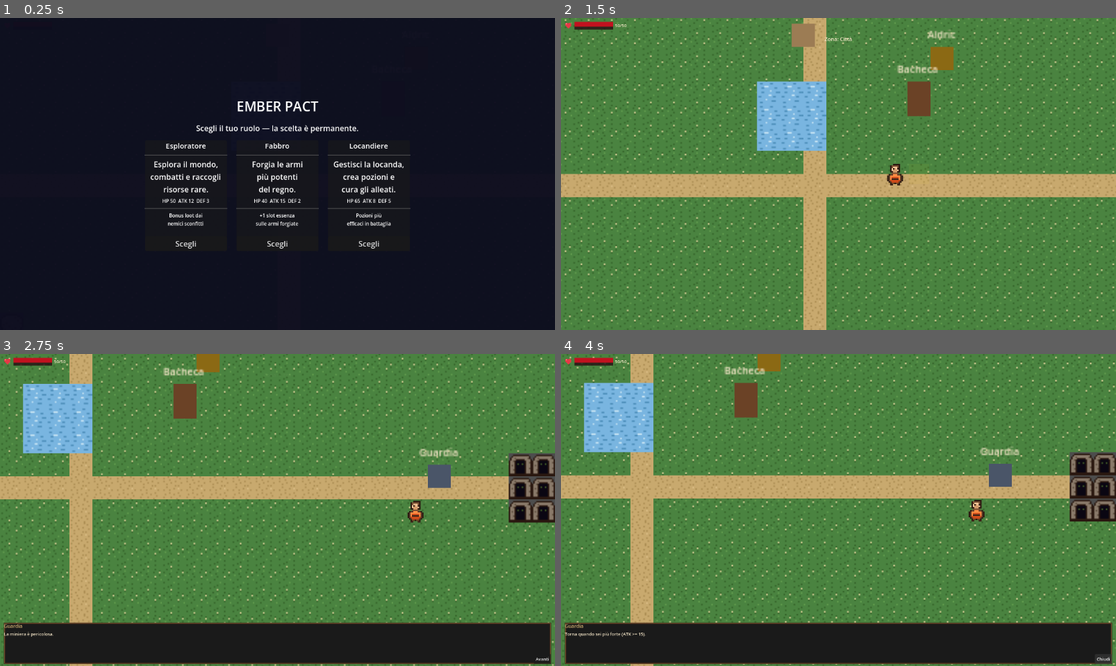
Above: before the commit, frames 1-4 (two rows, left to right).
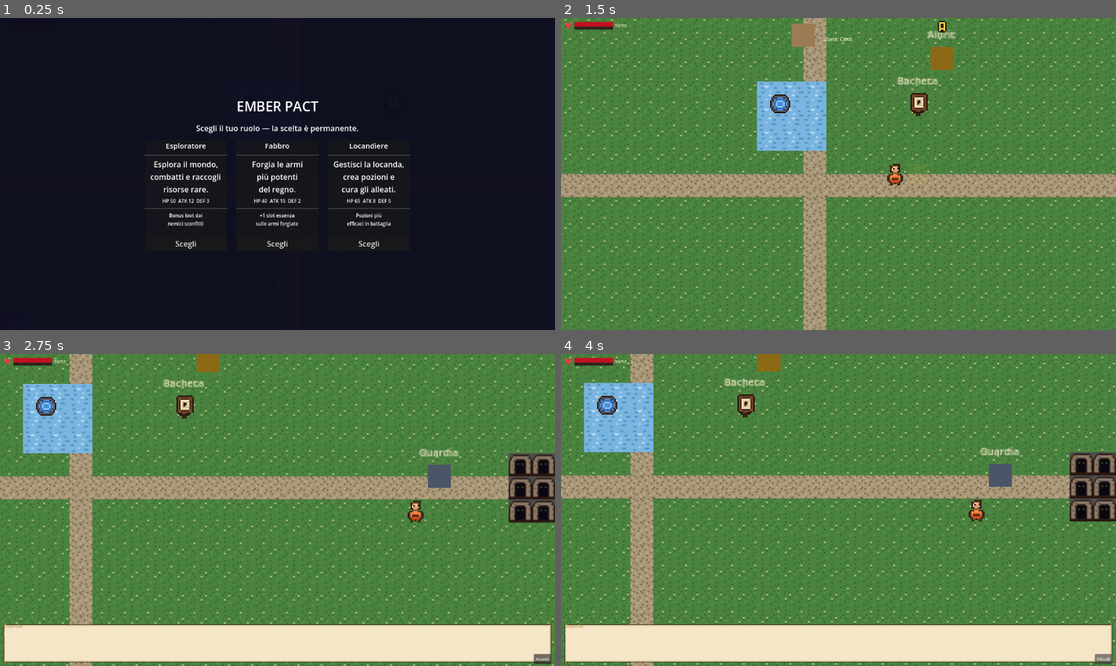
Above: after the commit, the same moments.

Repository: k0m1d3v/EmberPact
Game: Godot game, scene res://scenes/world/town.tscn
Two runs of this game, one before a commit and one after it. Both use one fixed random seed, a clock stepped at 60 frames per second and the inputs below.
Inputs (mouse positions are in pixels of both pictures, inside the frame that each line leads up to):
- Up to frame 1 (0.25 s): no input
- Up to frame 2 (1.5 s): click "Scegli" at 0.5 s; tap Enter at 1.25 s; move the mouse to (960, 158) at 1.27 s; hold Right (ui_right) from 1.28 s (still down); tap Space (attack) at 1.35 s; click (960, 158) at 1.42 s
- Up to frame 3 (2.75 s): move the mouse to (166, 525) at 2.02 s; release Right (ui_right) at 2.03 s; hold Down (ui_down) from 2.03 s (still down); tap E (interact) at 2.1 s
- Up to frame 4 (4 s): move the mouse to (894, 441) at 2.77 s; release Down (ui_down) at 2.78 s; hold Right (ui_right) 2.78-3.5 s; tap Space (attack) at 2.85 s; click "Avanti" at 3.5 s

The runs differ from the first frame. In frame 2, 10% of the frame differs, in the area x 0-100%, y 0-100%; in frame 3, 22%; in frame 4, 22%.

Commit message:
Integrate pixel art assets and wire them into all zones
- NPC sprites (Aldric, Anziano, Guardia, Marta) replace ColorRect placeholders
- Zone tilemaps use dedicated PNGs: tile_town_road, tile_wall_rock, tile_inn_floor, tile_mine_floor added as extra TileSet sources
- Fountain and torch props use Sprite2D (prop_fountain, prop_torch)
- Quest board uses prop_quest_board sprite; rows show icon_quest_new / icon_quest_done
- Aldric and Anziano get quest indicator icon when quest not yet completed
- Inventory icon map corrected: Carbone → inv_carbone, Martello → inv_hammer
- Dialogue panel uses panel_dialogue_9p (already referenced in npc.gd)

https://claude.ai/code/session_01MatrgjeeZ6dRxrgJphkcV9

Diff:
--- a/scripts/inventory_ui.gd
+++ b/scripts/inventory_ui.gd
@@ -9,8 +9,8 @@
 	"Spada di ferro":     "res://assets/icons/inv_sword_iron.png",
 	"Armatura di pelle":  "res://assets/icons/inv_armor_leather.png",
 	"Frecce":             "res://assets/icons/inv_feather.png",
-	"Carbone":            "res://assets/icons/inv_coal.png",
-	"Martello":           "res://assets/icons/inv_gem.png",
+	"Carbone":            "res://assets/icons/inv_carbone.png",
+	"Martello":           "res://assets/icons/inv_hammer.png",
 }
 
 var player_ref: Node = null
--- a/scripts/npc.gd
+++ b/scripts/npc.gd
@@ -6,6 +6,7 @@
 var action_cb: Callable = Callable()
 var pre_interact_cb: Callable = Callable()
 var sprite_color: Color = Color("#6B4F3A")
+var npc_sprite: String = ""
 
 var _in_range: bool = false
 var _dial_idx: int = 0
@@ -21,13 +22,19 @@
 const RANGE := 28.0
 
 func _ready():
-	var cr = ColorRect.new()
-	cr.color = sprite_color
-	cr.offset_left = -8.0
-	cr.offset_top = -8.0
-	cr.offset_right = 8.0
-	cr.offset_bottom = 8.0
-	add_child(cr)
+	if npc_sprite != "":
+		var spr = Sprite2D.new()
+		spr.texture = load(npc_sprite)
+		spr.texture_filter = CanvasItem.TEXTURE_FILTER_NEAREST
+		add_child(spr)
+	else:
+		var cr = ColorRect.new()
+		cr.color = sprite_color
+		cr.offset_left = -8.0
+		cr.offset_top = -8.0
+		cr.offset_right = 8.0
+		cr.offset_bottom = 8.0
+		add_child(cr)
 
 	var head_lbl = Label.new()
 	head_lbl.text = npc_name
@@ -40,6 +47,13 @@
 
 	_build_dialogue_ui()
 	call_deferred("_init_area")
+
+func set_quest_indicator(icon_path: String):
+	var icon = Sprite2D.new()
+	icon.texture = load(icon_path)
+	icon.texture_filter = CanvasItem.TEXTURE_FILTER_NEAREST
+	icon.position = Vector2(0, -22)
+	add_child(icon)
 
 func _init_area():
 	var sc = get_tree().current_scene
@@ -79,7 +93,7 @@
 	add_child(_canvas)
 
 	var panel = NinePatchRect.new()
-	panel.texture = load("res://assets/ui/panel_inventory_9p.png")
+	panel.texture = load("res://assets/ui/panel_dialogue_9p.png")
 	panel.patch_margin_left = 6
 	panel.patch_margin_right = 6
 	panel.patch_margin_top = 6
--- a/scripts/quest_board.gd
+++ b/scripts/quest_board.gd
@@ -8,20 +8,17 @@
 const RANGE := 28.0
 
 func _ready():
-	var cr = ColorRect.new()
-	cr.color = Color("#6B4226")
-	cr.offset_left = -8.0
-	cr.offset_top = -16.0
-	cr.offset_right = 8.0
-	cr.offset_bottom = 8.0
-	add_child(cr)
+	var spr = Sprite2D.new()
+	spr.texture = load("res://assets/sprites/prop_quest_board.png")
+	spr.texture_filter = CanvasItem.TEXTURE_FILTER_NEAREST
+	add_child(spr)
 
 	var lbl = Label.new()
 	lbl.text = "Bacheca"
 	lbl.add_theme_font_size_override("font_size", 7)
 	lbl.add_theme_color_override("font_color", Color("#F5E6C8"))
 	lbl.horizontal_alignment = HORIZONTAL_ALIGNMENT_CENTER
-	lbl.position = Vector2(-24, -30)
+	lbl.position = Vector2(-24, -22)
 	lbl.custom_minimum_size = Vector2(48, 10)
 	add_child(lbl)
 
@@ -169,8 +166,14 @@
 	elif reward_item == "ricetta_martello":
 		reward_str = "Ricompensa: ricetta Martello"
 
+	var icon_tex = TextureRect.new()
+	icon_tex.custom_minimum_size = Vector2(12, 12)
+	icon_tex.stretch_mode = TextureRect.STRETCH_KEEP_ASPECT_CENTERED
+	icon_tex.texture_filter = CanvasItem.TEXTURE_FILTER_NEAREST
+
 	match status:
 		"available":
+			icon_tex.texture = load("res://assets/ui/icon_quest_new.png")
 			info.text = "%s\n%s x%d  |  %s" % [title, target, count, reward_str]
 			info.add_theme_color_override("font_color", Color("#F5E6C8"))
 			var btn = Button.new()
@@ -178,15 +181,20 @@
 			btn.add_theme_font_size_override("font_size", 9)
 			var qid = quest["id"]
 			btn.pressed.connect(func(): QuestManager.accept_quest(qid); _refresh())
+			hbox.add_child(icon_tex)
 			hbox.add_child(info)
 			hbox.add_child(btn)
 		"active":
+			icon_tex.texture = load("res://assets/ui/icon_quest_new.png")
 			info.text = "%s\n%s %d/%d" % [title, target, current, count]
 			info.add_theme_color_override("font_color", Color("#F4A261"))
+			hbox.add_child(icon_tex)
 			hbox.add_child(info)
 		"done":
-			info.text = "[OK] " + title
+			icon_tex.texture = load("res://assets/ui/icon_quest_done.png")
+			info.text = title
 			info.add_theme_color_override("font_color", Color("#5BBA6F"))
+			hbox.add_child(icon_tex)
 			hbox.add_child(info)
 
 func _close():
--- a/scripts/zones/inn_zone.gd
+++ b/scripts/zones/inn_zone.gd
@@ -20,18 +20,26 @@
 func _setup_tilemap():
 	var tileset = TileSet.new()
 	tileset.tile_size = Vector2i(16, 16)
+
 	var src = TileSetAtlasSource.new()
 	src.texture = load("res://assets/tiles/tileset_atlas.png")
 	src.texture_region_size = Vector2i(16, 16)
 	for col in range(6):
 		src.create_tile(Vector2i(col, 0))
 	tileset.add_source(src, 0)
+
+	var src_floor = TileSetAtlasSource.new()
+	src_floor.texture = load("res://assets/tiles/tile_inn_floor.png")
+	src_floor.texture_region_size = Vector2i(16, 16)
+	src_floor.create_tile(Vector2i(0, 0))
+	tileset.add_source(src_floor, 1)
+
 	tilemap.tile_set = tileset
 
-	# Floor: stone path tiles (30x20)
+	# Floor: inn floor tiles (30x20)
 	for x in range(-15, 16):
 		for y in range(-10, 11):
-			tilemap.set_cell(Vector2i(x, y), 0, TILE_PATH)
+			tilemap.set_cell(Vector2i(x, y), 1, Vector2i(0, 0))
 
 	# Outer walls
 	for x in range(-15, 16):
@@ -61,6 +69,7 @@
 func _add_npcs():
 	# Marta the innkeeper
 	var marta = make_npc("Marta", Vector2(-48, -48), Color("#A0522D"))
+	marta.npc_sprite = "res://assets/sprites/npc_marta.png"
 	marta.dialogues = [
 		"Benvenuto alla Locanda del Focolare!",
 		"Posso ripristinare i tuoi HP per 5 Monete di rame.",
--- a/scripts/zones/mine_zone.gd
+++ b/scripts/zones/mine_zone.gd
@@ -25,12 +25,20 @@
 func _setup_tilemap():
 	var tileset = TileSet.new()
 	tileset.tile_size = Vector2i(16, 16)
+
 	var src = TileSetAtlasSource.new()
 	src.texture = load("res://assets/tiles/tileset_atlas.png")
 	src.texture_region_size = Vector2i(16, 16)
 	for col in range(6):
 		src.create_tile(Vector2i(col, 0))
 	tileset.add_source(src, 0)
+
+	var src_floor = TileSetAtlasSource.new()
+	src_floor.texture = load("res://assets/tiles/tile_mine_floor.png")
+	src_floor.texture_region_size = Vector2i(16, 16)
+	src_floor.create_tile(Vector2i(0, 0))
+	tileset.add_source(src_floor, 1)
+
 	tilemap.tile_set = tileset
 
 	# Fill rock base (40x40 tiles)
@@ -41,13 +49,13 @@
 	# Main tunnel N-S
 	for y in range(-20, 21):
 		for dx in range(-2, 3):
-			tilemap.set_cell(Vector2i(dx, y), 0, TILE_PATH)
+			tilemap.set_cell(Vector2i(dx, y), 1, Vector2i(0, 0))
 
 	# Side tunnels
 	for x in range(-20, 21):
 		for dy in range(-1, 2):
-			tilemap.set_cell(Vector2i(x, dy - 8), 0, TILE_PATH)
-			tilemap.set_cell(Vector2i(x, dy + 8), 0, TILE_PATH)
+			tilemap.set_cell(Vector2i(x, dy - 8), 1, Vector2i(0, 0))
+			tilemap.set_cell(Vector2i(x, dy + 8), 1, Vector2i(0, 0))
 
 	# Ore veins (dungeon entrance tile used as ore marker)
 	var ore_spots = [
@@ -80,10 +88,10 @@
 		Vector2(-128, -8), Vector2(128, -8),
 	]
 	for tp in torch_positions:
-		var torch = ColorRect.new()
-		torch.color = Color("#FFD700")
-		torch.size = Vector2(6, 6)
-		torch.position = tp - Vector2(3, 3)
+		var torch = Sprite2D.new()
+		torch.texture = load("res://assets/sprites/prop_torch.png")
+		torch.texture_filter = CanvasItem.TEXTURE_FILTER_NEAREST
+		torch.global_position = tp
 		add_child(torch)
 
 func _add_ore_pickups():
--- a/scripts/zones/town_zone.gd
+++ b/scripts/zones/town_zone.gd
@@ -5,6 +5,9 @@
 const TILE_WATER := Vector2i(2, 0)
 const TILE_ROCK  := Vector2i(3, 0)
 const TILE_DUNG  := Vector2i(4, 0)
+# Individual tile sources added to tileset (source indices 1 and 2)
+const TILE_ROAD  := Vector2i(0, 0)  # source 1: tile_town_road.png
+const TILE_WALL  := Vector2i(0, 0)  # source 2: tile_wall_rock.png
 
 func get_zone_name() -> String:
 	return "Città"
@@ -28,12 +31,26 @@
 func _setup_tilemap():
 	var tileset = TileSet.new()
 	tileset.tile_size = Vector2i(16, 16)
+
 	var src = TileSetAtlasSource.new()
 	src.texture = load("res://assets/tiles/tileset_atlas.png")
 	src.texture_region_size = Vector2i(16, 16)
 	for col in range(6):
 		src.create_tile(Vector2i(col, 0))
 	tileset.add_source(src, 0)
+
+	var src_road = TileSetAtlasSource.new()
+	src_road.texture = load("res://assets/tiles/tile_town_road.png")
+	src_road.texture_region_size = Vector2i(16, 16)
+	src_road.create_tile(Vector2i(0, 0))
+	tileset.add_source(src_road, 1)
+
+	var src_wall = TileSetAtlasSource.new()
+	src_wall.texture = load("res://assets/tiles/tile_wall_rock.png")
+	src_wall.texture_region_size = Vector2i(16, 16)
+	src_wall.create_tile(Vector2i(0, 0))
+	tileset.add_source(src_wall, 2)
+
 	tilemap.tile_set = tileset
 
 	# Fill grass base
@@ -43,11 +60,11 @@
 
 	# Main E-W path at y = 0
 	for x in range(-20, 21):
-		tilemap.set_cell(Vector2i(x, 0), 0, TILE_PATH)
+		tilemap.set_cell(Vector2i(x, 0), 1, TILE_ROAD)
 
 	# N-S path at x = 0
 	for y in range(-15, 16):
-		tilemap.set_cell(Vector2i(0, y), 0, TILE_PATH)
+		tilemap.set_cell(Vector2i(0, y), 1, TILE_ROAD)
 
 	# Fountain (water) near center, offset from paths
 	for dx in range(-2, 1):
@@ -56,27 +73,27 @@
 
 	# House outlines NW
 	for x in range(-18, -12):
-		tilemap.set_cell(Vector2i(x, -13), 0, TILE_ROCK)
-		tilemap.set_cell(Vector2i(x, -9),  0, TILE_ROCK)
+		tilemap.set_cell(Vector2i(x, -13), 2, TILE_WALL)
+		tilemap.set_cell(Vector2i(x, -9),  2, TILE_WALL)
 	for y in range(-13, -8):
-		tilemap.set_cell(Vector2i(-18, y), 0, TILE_ROCK)
-		tilemap.set_cell(Vector2i(-12, y), 0, TILE_ROCK)
+		tilemap.set_cell(Vector2i(-18, y), 2, TILE_WALL)
+		tilemap.set_cell(Vector2i(-12, y), 2, TILE_WALL)
 
 	# House outlines NE
 	for x in range(12, 19):
-		tilemap.set_cell(Vector2i(x, -13), 0, TILE_ROCK)
-		tilemap.set_cell(Vector2i(x, -9),  0, TILE_ROCK)
+		tilemap.set_cell(Vector2i(x, -13), 2, TILE_WALL)
+		tilemap.set_cell(Vector2i(x, -9),  2, TILE_WALL)
 	for y in range(-13, -8):
-		tilemap.set_cell(Vector2i(12, y), 0, TILE_ROCK)
-		tilemap.set_cell(Vector2i(18, y), 0, TILE_ROCK)
+		tilemap.set_cell(Vector2i(12, y), 2, TILE_WALL)
+		tilemap.set_cell(Vector2i(18, y), 2, TILE_WALL)
 
 	# House outlines SW
 	for x in range(-18, -12):
-		tilemap.set_cell(Vector2i(x, 6),  0, TILE_ROCK)
-		tilemap.set_cell(Vector2i(x, 12), 0, TILE_ROCK)
+		tilemap.set_cell(Vector2i(x, 6),  2, TILE_WALL)
+		tilemap.set_cell(Vector2i(x, 12), 2, TILE_WALL)
 	for y in range(6, 13):
-		tilemap.set_cell(Vector2i(-18, y), 0, TILE_ROCK)
-		tilemap.set_cell(Vector2i(-12, y), 0, TILE_ROCK)
+		tilemap.set_cell(Vector2i(-18, y), 2, TILE_WALL)
+		tilemap.set_cell(Vector2i(-12, y), 2, TILE_WALL)
 
 	# Dungeon entrance marker at east border
 	for y in range(-1, 2):
@@ -87,9 +104,17 @@
 
 func _setup_zone():
 	set_camera_limits(-320, -240, 336, 256)
+	_add_fountain()
 	_add_forge()
 	_add_npcs()
 	_add_exits()
+
+func _add_fountain():
+	var spr = Sprite2D.new()
+	spr.texture = load("res://assets/sprites/prop_fountain.png")
+	spr.texture_filter = CanvasItem.TEXTURE_FILTER_NEAREST
+	spr.global_position = Vector2(-16, -48)
+	add_child(spr)
 
 func _add_forge():
 	forge_node = Node2D.new()
@@ -102,6 +127,7 @@
 func _add_npcs():
 	# Fabbro Aldric
 	var aldric = make_npc("Aldric", Vector2(96, -80), Color("#8B6914"))
+	aldric.npc_sprite = "res://assets/sprites/npc_aldric.png"
 	aldric.dialogues = [
 		"Servo il miglior acciaio di queste terre.",
 		"Portami minerali e ti forgerò qualcosa di speciale.",
@@ -129,9 +155,12 @@
 				aldric.action_cb = Callable()
 				if aldric._action_btn:
 					aldric._action_btn.visible = false)
+	if not QuestManager.is_done("quest_03"):
+		aldric.set_quest_indicator("res://assets/ui/icon_quest_new.png")
 
 	# Anziano del villaggio
 	var anziano = make_npc("Anziano", Vector2(0, -96), Color("#9C7C54"))
+	anziano.npc_sprite = "res://assets/sprites/npc_anziano.png"
 	anziano.dialogues = [
 		"Ember Pact... un antico accordo tra tre gilde.",
 		"Il Locandiere che nutre, il Fabbro che forgia, l'Esploratore che scopre.",
@@ -156,9 +185,12 @@
 				anziano.action_cb = Callable()
 				if anziano._action_btn:
 					anziano._action_btn.visible = false)
+	if not QuestManager.is_done("quest_01"):
+		anziano.set_quest_indicator("res://assets/ui/icon_quest_new.png")
 
 	# Guardia (east side, near mine entrance)
 	var guardia = make_npc("Guardia", Vector2(256, 0), Color("#4A5568"))
+	guardia.npc_sprite = "res://assets/sprites/npc_guardia.png"
 	guardia.pre_interact_cb = func():
 		if player.get_attack() >= 15:
 			guardia.dialogues = ["Sei armato. Passa pure, avventuriero."]
Binary file added: assets/icons/inv_carbone.png
Binary file added: assets/icons/inv_hammer.png
Binary file added: assets/icons/inv_potion_hp_small.png
Binary file added: assets/sprites/npc_aldric.png
Binary file added: assets/sprites/npc_anziano.png
Binary file added: assets/sprites/npc_guardia.png
Binary file added: assets/sprites/npc_marta.png
Binary file added: assets/sprites/prop_chest.png
Binary file added: assets/sprites/prop_fountain.png
Binary file added: assets/sprites/prop_quest_board.png
Binary file added: assets/sprites/prop_torch.png
Binary file added: assets/tiles/tile_inn_floor.png
(and 6 more such lines)
